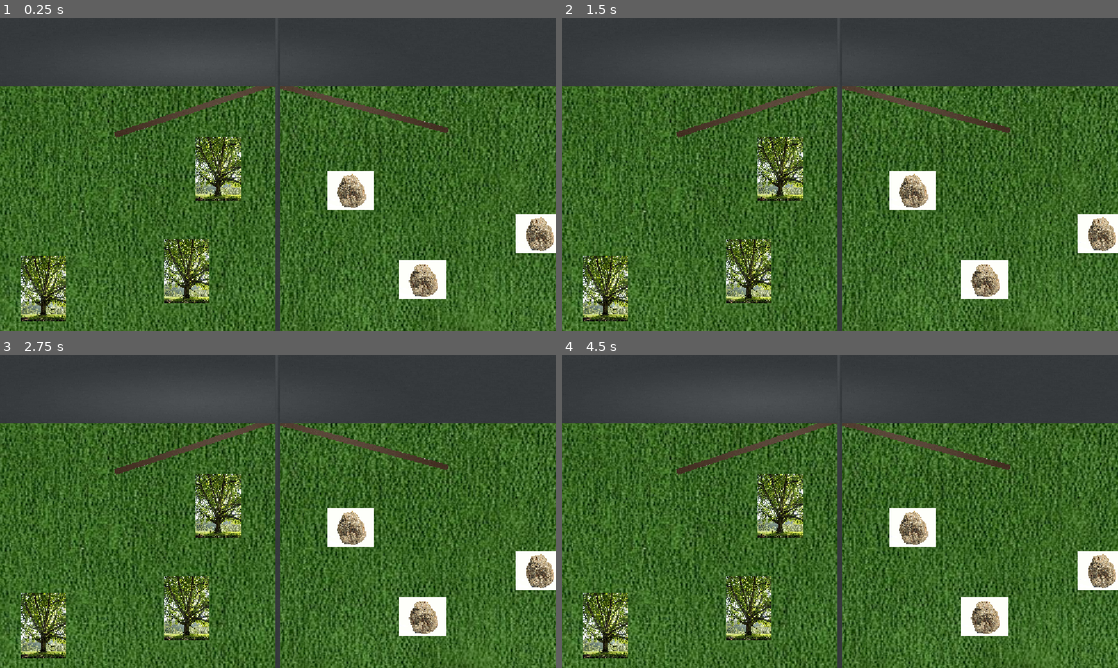
Above: before the commit, frames 1-4 (two rows, left to right).
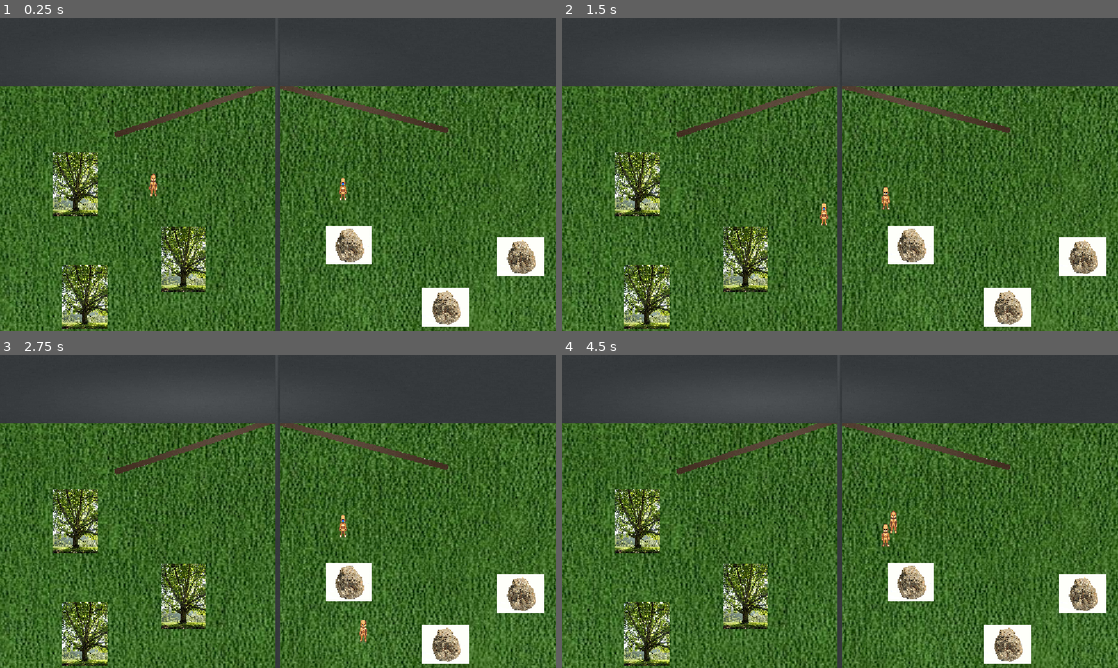
Above: after the commit, the same moments.

Repository: AyeAreEm/td
Game: Godot game, scene res://main.tscn
Two runs of this game, one before a commit and one after it. Both use one fixed random seed, a clock stepped at 60 frames per second and the inputs below.
Inputs:
- Up to frame 1 (0.25 s): no input
- Up to frame 2 (1.5 s): tap Enter at 0.5 s; hold D (player1_right, bound only after the commit) 0.53-1.28 s; tap Down (player2_down, bound only after the commit) at 0.6 s; tap Left (player2_left, bound only after the commit) at 0.8, 1.35 s; tap Space at 1.25 s; hold S (player1_down, bound only after the commit) from 1.28 s (still down)
- Up to frame 3 (2.75 s): tap Right (player2_right, bound only after the commit) at 1.55, 2.1 s; release S (player1_down, bound only after the commit) at 2.03 s; hold D (player1_right, bound only after the commit) from 2.03 s (still down); tap Up (player2_up, bound only after the commit) at 2.3 s
- Up to frame 4 (4.5 s): release D (player1_right, bound only after the commit) at 2.78 s; hold W (player1_up, bound only after the commit) 2.78-3.53 s; tap Up (player2_up, bound only after the commit) at 2.85 s; tap Down (player2_down, bound only after the commit) at 3.05, 3.6 s; tap Enter at 3.5 s; hold A (player1_left, bound only after the commit) from 3.53 s (still down); tap Left (player2_left, bound only after the commit) at 3.8, 4.35 s; tap Space at 4.25 s

The runs differ from the first frame. In frame 1, 13% of the frame differs, in the area x 3-100%, y 38-100%; in frame 2, 14%; in frame 3, 13%; in frame 4, 13%.

Commit message:
add tree, rock, player scenes

Diff:
--- a/main.tscn
+++ b/main.tscn
@@ -3,18 +3,16 @@
 [ext_resource type="Texture2D" uid="uid://eegn6h3jwxo0" path="res://meshes/green.jpg" id="1_h2yge"]
 [ext_resource type="Texture2D" uid="uid://c0aqm2nr087yl" path="res://meshes/brown.jpg" id="2_1bvp3"]
 [ext_resource type="Texture2D" uid="uid://njhodcteyhhj" path="res://meshes/gray.jpg" id="3_lquwl"]
-[ext_resource type="Texture2D" uid="uid://viusnalaio20" path="res://meshes/rock-1-1387579409.jpg" id="4_lquwl"]
-[ext_resource type="Texture2D" uid="uid://7xb6475b7y8g" path="res://meshes/oak-tree-3829901600.jpg" id="5_7mycd"]
+[ext_resource type="PackedScene" uid="uid://c3pw52xnifi2t" path="res://tree.tscn" id="4_1bvp3"]
+[ext_resource type="PackedScene" uid="uid://c7sg7qr8ynlg" path="res://rock.tscn" id="5_lquwl"]
+[ext_resource type="PackedScene" uid="uid://dqhoj4hk3ie6s" path="res://player1.tscn" id="6_7mycd"]
+[ext_resource type="PackedScene" uid="uid://duxlugsyxrtyf" path="res://player2.tscn" id="7_272bh"]
 
 [sub_resource type="QuadMesh" id="QuadMesh_mp8kj"]
 
 [sub_resource type="QuadMesh" id="QuadMesh_3ysyg"]
 
 [sub_resource type="QuadMesh" id="QuadMesh_qd2vc"]
-
-[sub_resource type="QuadMesh" id="QuadMesh_kimbe"]
-
-[sub_resource type="QuadMesh" id="QuadMesh_6oni7"]
 
 [node name="main" type="Node2D" unique_id=57156318]
 
@@ -56,44 +54,26 @@
 mesh = SubResource("QuadMesh_qd2vc")
 texture = ExtResource("3_lquwl")
 
-[node name="rock" type="MeshInstance2D" parent="meshes" unique_id=1275357751]
-position = Vector2(727.7, 357.25)
-rotation = -3.1415927
-scale = Vector2(96.90001, 80.00002)
-mesh = SubResource("QuadMesh_kimbe")
-texture = ExtResource("4_lquwl")
+[node name="tree" parent="meshes" unique_id=1201244393 instance=ExtResource("4_1bvp3")]
+position = Vector2(158, 344)
 
-[node name="rock2" type="MeshInstance2D" parent="meshes" unique_id=1510421117]
-position = Vector2(877, 542)
-rotation = -3.1415927
-scale = Vector2(96.90001, 80.00002)
-mesh = SubResource("QuadMesh_kimbe")
-texture = ExtResource("4_lquwl")
+[node name="tree2" parent="meshes" unique_id=143651693 instance=ExtResource("4_1bvp3")]
+position = Vector2(177, 578)
 
-[node name="rock3" type="MeshInstance2D" parent="meshes" unique_id=1007892757]
-position = Vector2(1118, 446)
-rotation = -3.1415927
-scale = Vector2(96.90001, 80.00002)
-mesh = SubResource("QuadMesh_kimbe")
-texture = ExtResource("4_lquwl")
+[node name="tree3" parent="meshes" unique_id=270263833 instance=ExtResource("4_1bvp3")]
+position = Vector2(381, 500)
 
-[node name="tree" type="MeshInstance2D" parent="meshes" unique_id=231267292]
-position = Vector2(452.79996, 312.4651)
-rotation = -3.1415927
-scale = Vector2(93.499985, 133.4302)
-mesh = SubResource("QuadMesh_6oni7")
-texture = ExtResource("5_7mycd")
+[node name="rock" parent="meshes" unique_id=1247275987 instance=ExtResource("5_lquwl")]
+position = Vector2(924, 599)
 
-[node name="tree2" type="MeshInstance2D" parent="meshes" unique_id=1355235189]
-position = Vector2(91, 560)
-rotation = -3.1415927
-scale = Vector2(93.499985, 133.4302)
-mesh = SubResource("QuadMesh_6oni7")
-texture = ExtResource("5_7mycd")
+[node name="rock2" parent="meshes" unique_id=1776749281 instance=ExtResource("5_lquwl")]
+position = Vector2(1080, 494)
 
-[node name="tree3" type="MeshInstance2D" parent="meshes" unique_id=326883217]
-position = Vector2(387.99997, 524)
-rotation = -3.1415927
-scale = Vector2(93.499985, 133.4302)
-mesh = SubResource("QuadMesh_6oni7")
-texture = ExtResource("5_7mycd")
+[node name="rock3" parent="meshes" unique_id=328777685 instance=ExtResource("5_lquwl")]
+position = Vector2(724, 470)
+
+[node name="player1" parent="meshes" unique_id=1173878408 instance=ExtResource("6_7mycd")]
+position = Vector2(319, 343)
+
+[node name="player2" parent="meshes" unique_id=553985199 instance=ExtResource("7_272bh")]
+position = Vector2(712, 351)
--- /dev/null
+++ b/player1.gd
@@ -0,0 +1,18 @@
+extends CharacterBody2D
+
+const SPEED = 300.0
+
+func _physics_process(_delta: float) -> void:
+	var direction := Input.get_axis("player1_left", "player1_right")
+	if direction:
+		velocity.x = direction * SPEED
+	else:
+		velocity.x = move_toward(velocity.x, 0, SPEED)
+
+	var dir_y := Input.get_axis("player1_up", "player1_down")
+	if dir_y:
+		velocity.y = dir_y * SPEED
+	else:
+		velocity.y = move_toward(velocity.x, 0, SPEED)
+
+	move_and_slide()
--- /dev/null
+++ b/player1.tscn
@@ -0,0 +1,39 @@
+[gd_scene format=3 uid="uid://dqhoj4hk3ie6s"]
+
+[ext_resource type="Texture2D" uid="uid://7m73b7q5ojik" path="res://meshes/naked.png" id="1_4flbx"]
+[ext_resource type="Script" uid="uid://dhm1s0747i4lw" path="res://player1.gd" id="2_onrkg"]
+
+[sub_resource type="RectangleShape2D" id="RectangleShape2D_u8bke"]
+size = Vector2(0.16511866, 0.5749998)
+
+[sub_resource type="QuadMesh" id="QuadMesh_onrkg"]
+
+[sub_resource type="GDScript" id="GDScript_4flbx"]
+script/source = "extends MeshInstance2D
+
+
+func _ready() -> void:
+	pass
+
+
+func _process(delta: float) -> void:
+	pass
+"
+
+[node name="player1" type="Node2D" unique_id=1173878408]
+
+[node name="CharacterBody2D" type="CharacterBody2D" parent="." unique_id=978762510]
+script = ExtResource("2_onrkg")
+
+[node name="CollisionShape2D" type="CollisionShape2D" parent="CharacterBody2D" unique_id=476914834]
+position = Vector2(-1.0000019, 2.9999998)
+rotation = 3.1415925
+scale = Vector2(96.90001, 80.00002)
+shape = SubResource("RectangleShape2D_u8bke")
+
+[node name="mesh" type="MeshInstance2D" parent="CharacterBody2D" unique_id=461497715]
+rotation = 3.1415925
+scale = Vector2(96.90001, 80.00002)
+mesh = SubResource("QuadMesh_onrkg")
+texture = ExtResource("1_4flbx")
+script = SubResource("GDScript_4flbx")
--- /dev/null
+++ b/player2.gd
@@ -0,0 +1,18 @@
+extends CharacterBody2D
+
+const SPEED = 300.0
+
+func _physics_process(_delta: float) -> void:
+	var direction := Input.get_axis("player2_left", "player2_right")
+	if direction:
+		velocity.x = direction * SPEED
+	else:
+		velocity.x = move_toward(velocity.x, 0, SPEED)
+
+	var dir_y := Input.get_axis("player2_up", "player2_down")
+	if dir_y:
+		velocity.y = dir_y * SPEED
+	else:
+		velocity.y = move_toward(velocity.x, 0, SPEED)
+
+	move_and_slide()
--- /dev/null
+++ b/player2.tscn
@@ -0,0 +1,39 @@
+[gd_scene format=3 uid="uid://duxlugsyxrtyf"]
+
+[ext_resource type="Script" uid="uid://bt4w7nrurkafb" path="res://player2.gd" id="1_rihsh"]
+[ext_resource type="Texture2D" uid="uid://7m73b7q5ojik" path="res://meshes/naked.png" id="2_vop8p"]
+
+[sub_resource type="RectangleShape2D" id="RectangleShape2D_u8bke"]
+size = Vector2(0.16511866, 0.5749998)
+
+[sub_resource type="QuadMesh" id="QuadMesh_onrkg"]
+
+[sub_resource type="GDScript" id="GDScript_4flbx"]
+script/source = "extends MeshInstance2D
+
+
+func _ready() -> void:
+	pass
+
+
+func _process(delta: float) -> void:
+	pass
+"
+
+[node name="player2" type="Node2D" unique_id=1173878408]
+
+[node name="CharacterBody2D" type="CharacterBody2D" parent="." unique_id=978762510]
+script = ExtResource("1_rihsh")
+
+[node name="CollisionShape2D" type="CollisionShape2D" parent="CharacterBody2D" unique_id=476914834]
+position = Vector2(-1.0000019, 2.9999998)
+rotation = 3.1415925
+scale = Vector2(96.90001, 80.00002)
+shape = SubResource("RectangleShape2D_u8bke")
+
+[node name="mesh" type="MeshInstance2D" parent="CharacterBody2D" unique_id=461497715]
+rotation = 3.1415925
+scale = Vector2(96.90001, 80.00002)
+mesh = SubResource("QuadMesh_onrkg")
+texture = ExtResource("2_vop8p")
+script = SubResource("GDScript_4flbx")
--- a/project.godot
+++ b/project.godot
@@ -20,6 +20,49 @@
 window/stretch/mode="canvas_items"
 window/stretch/aspect="expand"
 
+[input]
+
+player1_left={
+"deadzone": 0.2,
+"events": [Object(InputEventKey,"resource_local_to_scene":false,"resource_name":"","device":-1,"window_id":0,"alt_pressed":false,"shift_pressed":false,"ctrl_pressed":false,"meta_pressed":false,"pressed":false,"keycode":0,"physical_keycode":65,"key_label":0,"unicode":97,"location":0,"echo":false,"script":null)
+]
+}
+player1_right={
+"deadzone": 0.2,
+"events": [Object(InputEventKey,"resource_local_to_scene":false,"resource_name":"","device":-1,"window_id":0,"alt_pressed":false,"shift_pressed":false,"ctrl_pressed":false,"meta_pressed":false,"pressed":false,"keycode":0,"physical_keycode":68,"key_label":0,"unicode":100,"location":0,"echo":false,"script":null)
+]
+}
+player1_up={
+"deadzone": 0.2,
+"events": [Object(InputEventKey,"resource_local_to_scene":false,"resource_name":"","device":-1,"window_id":0,"alt_pressed":false,"shift_pressed":false,"ctrl_pressed":false,"meta_pressed":false,"pressed":false,"keycode":0,"physical_keycode":87,"key_label":0,"unicode":119,"location":0,"echo":false,"script":null)
+]
+}
+player1_down={
+"deadzone": 0.2,
+"events": [Object(InputEventKey,"resource_local_to_scene":false,"resource_name":"","device":-1,"window_id":0,"alt_pressed":false,"shift_pressed":false,"ctrl_pressed":false,"meta_pressed":false,"pressed":false,"keycode":0,"physical_keycode":83,"key_label":0,"unicode":115,"location":0,"echo":false,"script":null)
+]
+}
+player2_left={
+"deadzone": 0.2,
+"events": [Object(InputEventKey,"resource_local_to_scene":false,"resource_name":"","device":-1,"window_id":0,"alt_pressed":false,"shift_pressed":false,"ctrl_pressed":false,"meta_pressed":false,"pressed":false,"keycode":0,"physical_keycode":4194319,"key_label":0,"unicode":0,"location":0,"echo":false,"script":null)
+]
+}
+player2_right={
+"deadzone": 0.2,
+"events": [Object(InputEventKey,"resource_local_to_scene":false,"resource_name":"","device":-1,"window_id":0,"alt_pressed":false,"shift_pressed":false,"ctrl_pressed":false,"meta_pressed":false,"pressed":false,"keycode":0,"physical_keycode":4194321,"key_label":0,"unicode":0,"location":0,"echo":false,"script":null)
+]
+}
+player2_up={
+"deadzone": 0.2,
+"events": [Object(InputEventKey,"resource_local_to_scene":false,"resource_name":"","device":-1,"window_id":0,"alt_pressed":false,"shift_pressed":false,"ctrl_pressed":false,"meta_pressed":false,"pressed":false,"keycode":0,"physical_keycode":4194320,"key_label":0,"unicode":0,"location":0,"echo":false,"script":null)
+]
+}
+player2_down={
+"deadzone": 0.2,
+"events": [Object(InputEventKey,"resource_local_to_scene":false,"resource_name":"","device":-1,"window_id":0,"alt_pressed":false,"shift_pressed":false,"ctrl_pressed":false,"meta_pressed":false,"pressed":false,"keycode":0,"physical_keycode":4194322,"key_label":0,"unicode":0,"location":0,"echo":false,"script":null)
+]
+}
+
 [physics]
 
 3d/physics_engine="Jolt Physics"
--- /dev/null
+++ b/rock.tscn
@@ -0,0 +1,13 @@
+[gd_scene format=3 uid="uid://c7sg7qr8ynlg"]
+
+[ext_resource type="Texture2D" uid="uid://viusnalaio20" path="res://meshes/rock-1-1387579409.jpg" id="1_o0qsl"]
+
+[sub_resource type="QuadMesh" id="QuadMesh_68h2w"]
+
+[node name="rock" type="Node2D" unique_id=1247275987]
+
+[node name="mesh" type="MeshInstance2D" parent="." unique_id=500581140]
+rotation = -3.1415927
+scale = Vector2(96.90001, 80.00002)
+mesh = SubResource("QuadMesh_68h2w")
+texture = ExtResource("1_o0qsl")
--- /dev/null
+++ b/tree.gd
@@ -0,0 +1,10 @@
+extends Node2D
+
+signal give_wood(w: int)
+
+func _ready() -> void:
+	pass
+
+
+func _process(delta: float) -> void:
+	pass
--- /dev/null
+++ b/tree.tscn
@@ -0,0 +1,15 @@
+[gd_scene format=3 uid="uid://c3pw52xnifi2t"]
+
+[ext_resource type="Texture2D" uid="uid://7xb6475b7y8g" path="res://meshes/oak-tree-3829901600.jpg" id="1_brfkd"]
+[ext_resource type="Script" uid="uid://cajpgawraad6h" path="res://tree.gd" id="1_nnvrw"]
+
+[sub_resource type="QuadMesh" id="QuadMesh_nnvrw"]
+
+[node name="tree" type="Node2D" unique_id=1201244393]
+script = ExtResource("1_nnvrw")
+
+[node name="mesh" type="MeshInstance2D" parent="." unique_id=1759639248]
+rotation = -3.1415927
+scale = Vector2(93.499985, 133.4302)
+mesh = SubResource("QuadMesh_nnvrw")
+texture = ExtResource("1_brfkd")
Binary file added: meshes/naked.png
Not shown, added: meshes/naked.png.import
Not shown, added: player1.gd.uid
Not shown, added: player2.gd.uid
Not shown, added: tree.gd.uid
